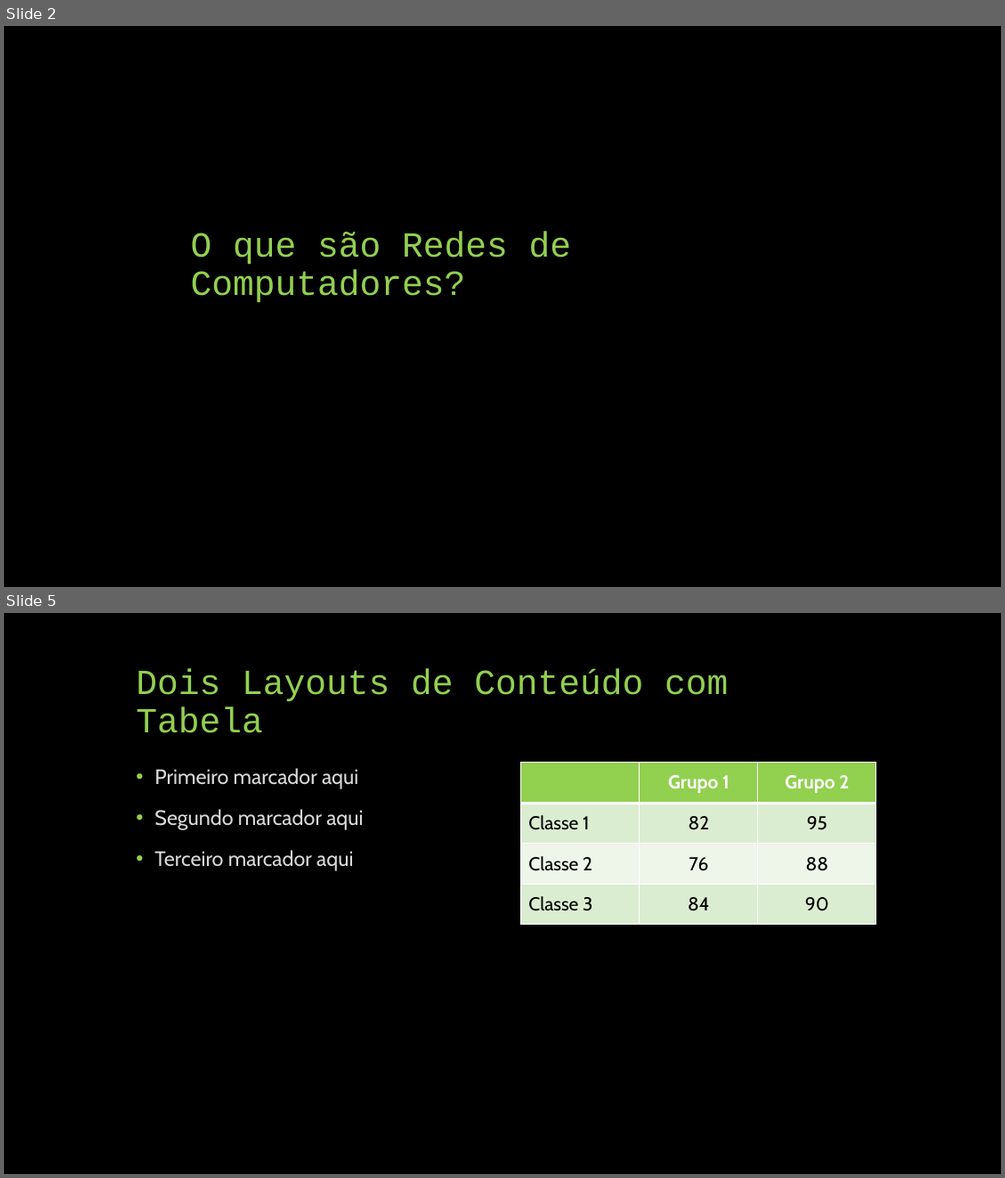
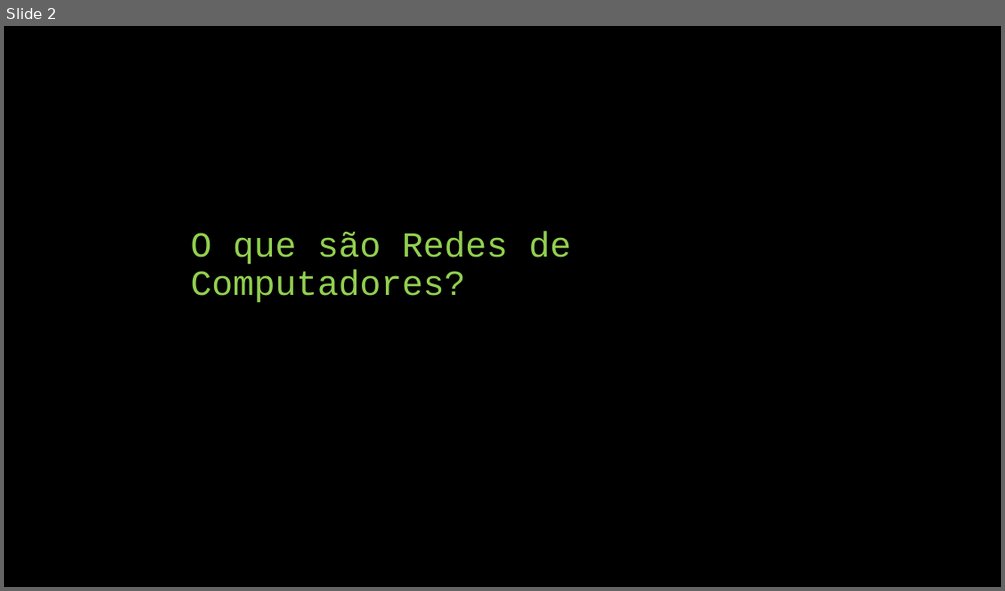
Before and after one commit to AlissoNNunes1/UNIT, a slide deck: rede de computadores/me1redes/Rede de Computadores.pptx. Shown one above the other, each under a label of ours: slides 2 and 5 before the commit, slide 2 after it; the slides between them are not shown. The pictures are 1005x1178 and 1005x591 pixels, drawn with LibreOffice and Linux fonts; fonts in the diff are those of the drawing. Boxes give left, top, right and bottom in pixels: in the first picture for what was removed or moved away, otherwise in the second. Text is boxed around its words. In the diff, an @@ line names an element or a change of style, - is before the commit and + after.

```diff
--- a/rede de computadores/me1redes/Rede de Computadores.pptx
+++ b/rede de computadores/me1redes/Rede de Computadores.pptx
@@ slide 5 removed at (4,613,1001,1174), background #000000 @@
@@ title removed at (136,668,728,733) @@
-Dois Layouts de Conteúdo com Tabela
@@ text removed at (154,768,363,871) @@
-• Primeiro marcador aqui
-• Segundo marcador aqui
-• Terceiro marcador aqui
@@ table removed at (521,763,876,925), 4 rows, 3 columns @@
- | Grupo 1 | Grupo 2
-Classe 1 | 82 | 95
-Classe 2 | 76 | 88
-Classe 3 | 84 | 90
```
Also in this commit, not shown: 1 slide changed, 11 slides added, 8 other slides removed, 26 other files.
